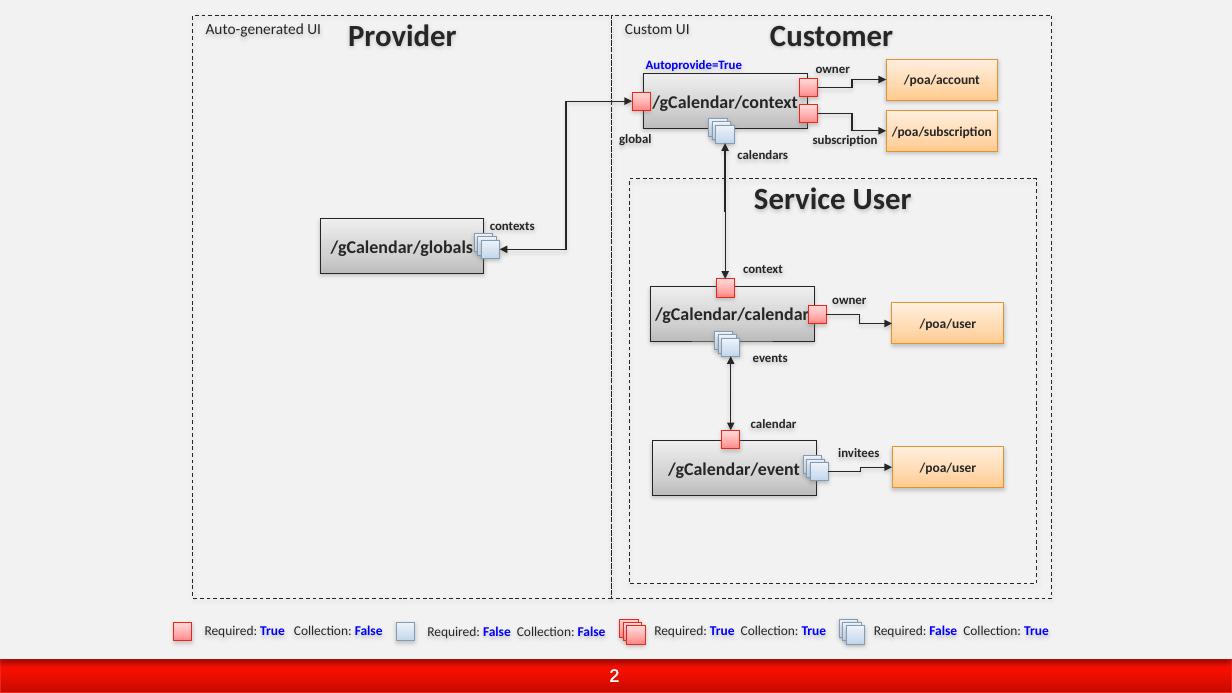
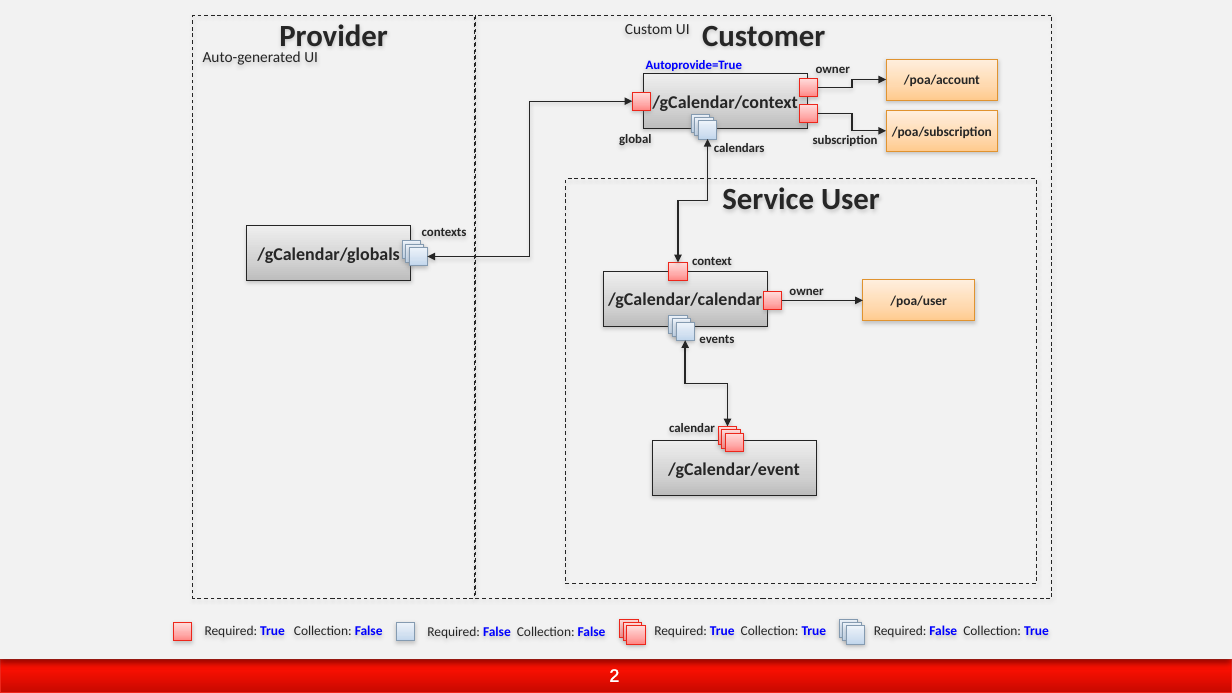
Before and after one commit to gear54rus/gcalendar, a slide deck: slide 2 of package/doc/Resource Model.pptx. Drawn at 1232x693 pixels with LibreOffice and Linux fonts; fonts in the diff are those of the drawing; background and template pictures are left out. Boxes give left, top, right and bottom in pixels: in the first picture for what was removed or moved away, otherwise in the second. Text is boxed around its words. In the diff, an @@ line names an element or a change of style, - is before the commit and + after.

Commit message:
Resource model updated. User now has 1:1 relation to the calendar
- Added icons
- Adjusted metadata

```diff
--- a/package/doc/Resource Model.pptx
+++ b/package/doc/Resource Model.pptx
@@ rectangle "Provider": place and size @@
-rectangle "Provider" at [193,15,612,598]
+rectangle "Provider" at [193,15,474,598]
@@ rectangle "Customer": place and size @@
-rectangle "Customer" at [611,15,1052,598]
+rectangle "Customer" at [476,15,1053,598]
@@ text "Auto-generated UI": place and size @@
-text "Auto-generated UI" at [206,23,321,37]
+text "Auto-generated UI" at [203,51,318,65]
@@ elbow double arrow moved from (500, 250) - (632, 102) to (428, 257) - (632, 102) @@
@@ rectangle: place and size @@
-rectangle at [709,118,727,137]
+rectangle at [691,114,710,132]
@@ rectangle: place and size @@
-rectangle at [713,122,731,140]
+rectangle at [695,117,714,136]
@@ elbow double arrow moved from (726, 279) - (726, 143) to (678, 262) - (708, 140) @@
@@ rectangle: place and size @@
-rectangle at [716,125,735,143]
+rectangle at [699,121,717,140]
@@ text "calendars": place and size @@
-text "calendars" at [737,150,788,159]
+text "calendars" at [714,143,765,152]
@@ rectangle "Service User": place and size @@
-rectangle "Service User" at [629,178,1037,583]
+rectangle "Service User" at [566,178,1037,583]
@@ rectangle "/gCalendar/globals": place and size @@
-rectangle "/gCalendar/globals" at [321,219,484,274]
+rectangle "/gCalendar/globals" at [247,226,410,280]
@@ 2 rectangles, 1 text: place and size @@
-2 rectangles, 1 text at [474,222,535,255]
+2 rectangles, 1 text at [402,228,467,262]
@@ rectangle: place and size @@
-rectangle at [482,240,500,259]
+rectangle at [409,248,428,266]
@@ 6 rectangles: place and size @@
-6 rectangles at [651,279,827,357]
+6 rectangles at [604,262,783,340]
@@ text "context": place and size @@
-text "context" at [743,265,783,273]
+text "context" at [692,257,732,265]
@@ text "owner": place and size @@
-text "owner" at [832,297,866,304]
+text "owner" at [789,288,823,295]
@@ rectangle "/poa/user": place and size @@
-rectangle "/poa/user" at [892,303,1004,344]
+rectangle "/poa/user" at [863,280,975,321]
@@ elbow arrow moved from (827, 315) - (892, 323) to (782, 300) - (863, 300) @@
@@ elbow double arrow moved from (731, 431) - (731, 357) to (727, 426) - (686, 340) @@
@@ text "events": place and size @@
-text "events" at [753,354,788,362]
+text "events" at [699,335,734,343]
@@ text "calendar": place and size @@
-text "calendar" at [751,419,797,428]
+text "calendar" at [669,423,715,432]
@@ rectangle at [718,426,737,445]: fill gradient #EDF3FA to #D3E1F1 to #C1D6EC to gradient #FFDCDB to #FFAAA9 to #FF8683; outline #859BB1 0.75 pt to #ED261B 0.75 pt @@
@@ rectangle: place and size @@
-rectangle at [807,459,825,478]
+rectangle at [718,426,737,445]
@@ rectangle: place and size @@
-rectangle at [803,456,822,474]
+rectangle at [726,433,744,452]
@@ rectangle at [726,433,744,452]: fill gradient #EDF3FA to #D3E1F1 to #C1D6EC to gradient #FFDCDB to #FFAAA9 to #FF8683; outline #859BB1 0.75 pt to #ED261B 0.75 pt @@
@@ text removed at [838,448,879,457] @@
-invitees
@@ rectangle removed at [892,446,1004,487] @@
-/poa/user
@@ rectangle removed at [811,462,829,481] @@
@@ elbow arrow removed from (829, 471) to (892, 468) @@
```
Also in this commit, not shown: 1 other slide changed, 3 other files.
